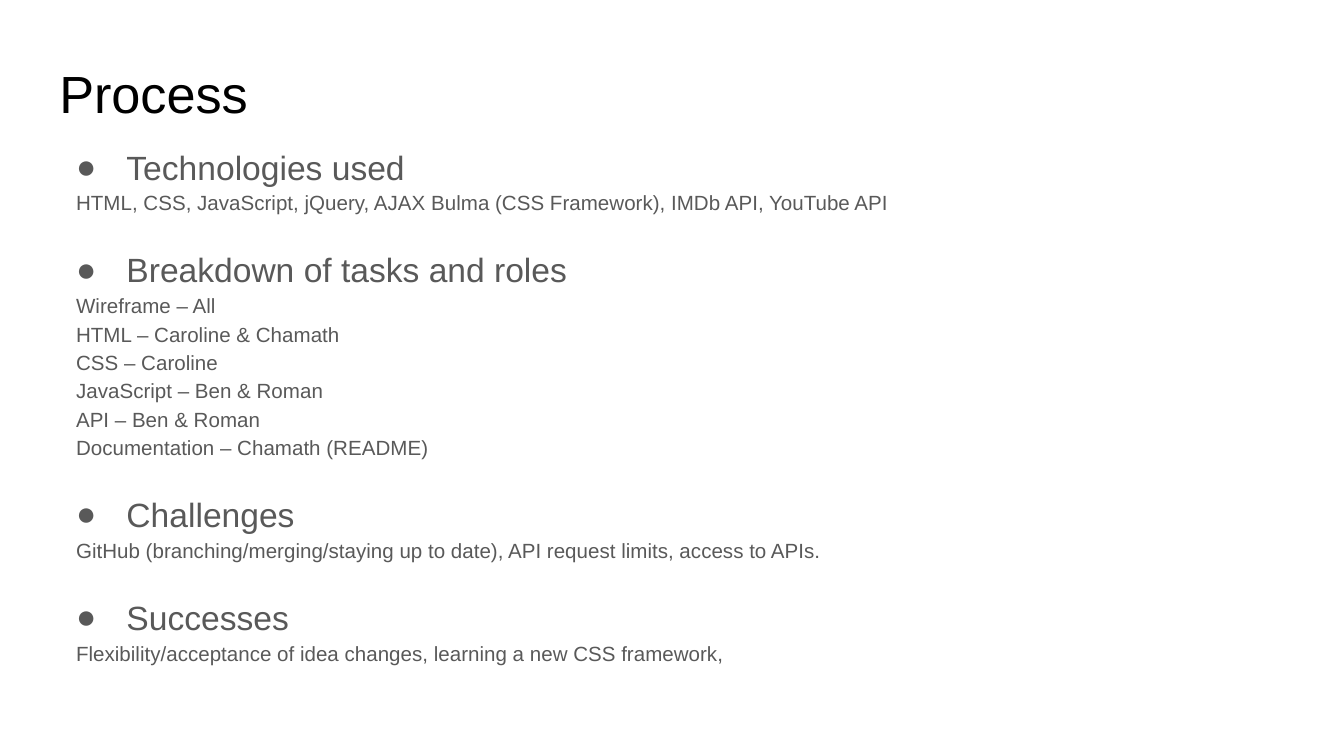
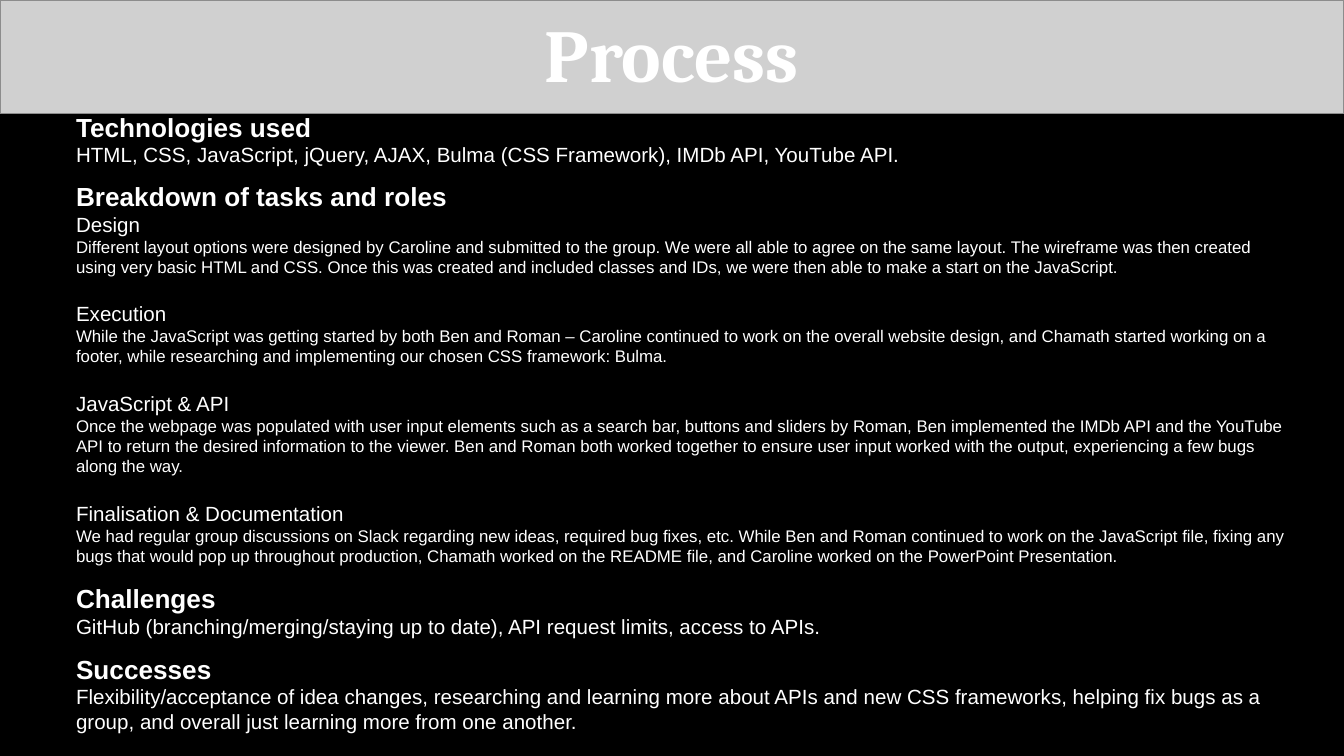
Before and after one commit to carolinemae/YouTrailer, a slide deck: slide 4 of presentation/project-presentation.pptx. Drawn at 1344x756 pixels with LibreOffice and Linux fonts; fonts in the diff are those of the drawing; grey boxes stand for pictures. Boxes give left, top, right and bottom in pixels: in the first picture for what was removed or moved away, otherwise in the second. Text is boxed around its words. In the diff, an @@ line names an element or a change of style, - is before the commit and + after.

```diff
--- a/presentation/project-presentation.pptx
+++ b/presentation/project-presentation.pptx
@@ background #FFFFFF to #000000 @@
@@ picture added at box(0, 0, 1344, 114) @@
@@ text "Process": place and size @@
-text "Process" at box(59, 77, 248, 114)
+text "Process" at box(545, 33, 799, 82)
@@ text "Process" at box(545, 33, 799, 82): size 28 to 40 pt, font Arial to Cambria, text colour #000000 to #FFFFFF, bold on; alignment left to centre @@
@@ text added at box(76, 118, 899, 167), 11 pt, text #FFFFFF @@
+Technologies used
+HTML, CSS, JavaScript, jQuery, AJAX, Bulma (CSS Framework), IMDb API, YouTube API.
@@ text removed at box(76, 155, 887, 666) @@
-● Technologies used
-HTML, CSS, JavaScript, jQuery, AJAX Bulma (CSS Framework), IMDb API, YouTube API
-● Breakdown of tasks and roles
-Wireframe – All
-HTML – Caroline & Chamath
-CSS – Caroline
-JavaScript – Ben & Roman
-API – Ben & Roman
-Documentation – Chamath (README)
-● Challenges
-GitHub (branching/merging/staying up to date), API request limits, access to APIs.
-● Successes
-Flexibility/acceptance of idea changes, learning a new CSS framework,
@@ text added at box(76, 187, 1284, 566), 9 pt, text #FFFFFF @@
+Breakdown of tasks and roles
+Design
+        Different layout options were designed by Caroline and submitted to the group. We were all able to agree on the same layout. The wireframe was then created using very basic HTML and CSS. Once this was created and included classes and IDs, we were then able to make a start on the JavaScript.
+Execution
+While the JavaScript was getting started by both Ben and Roman – Caroline continued to work on the overall website design, and Chamath started working on a footer, while researching and implementing our chosen CSS framework: Bulma.
+JavaScript & API
+Once the webpage was populated with user input elements such as a search bar, buttons and sliders by Roman, Ben implemented the IMDb API and the YouTube API to return the desired information to the viewer. Ben and Roman both worked together to ensure user input worked with the output, experiencing a few bugs along the way.
+Finalisation & Documentation
+We had regular group discussions on Slack regarding new ideas, required bug fixes, etc. While Ben and Roman continued to work on the JavaScript file, fixing any bugs that would pop up throughout production, Chamath worked on the README file, and Caroline worked on the PowerPoint Presentation.
@@ text added at box(76, 589, 820, 639), 11 pt, text #FFFFFF @@
+Challenges
+GitHub (branching/merging/staying up to date), API request limits, access to APIs.
@@ text added at box(76, 660, 1260, 734), 11 pt, text #FFFFFF @@
+Successes
+Flexibility/acceptance of idea changes, researching and learning more about APIs and new CSS frameworks, helping fix bugs as a group, and overall just learning more from one another.
```
Also in this commit, not shown: 4 other slides changed, 2 slides added, 2 slides removed, 1 other file.
